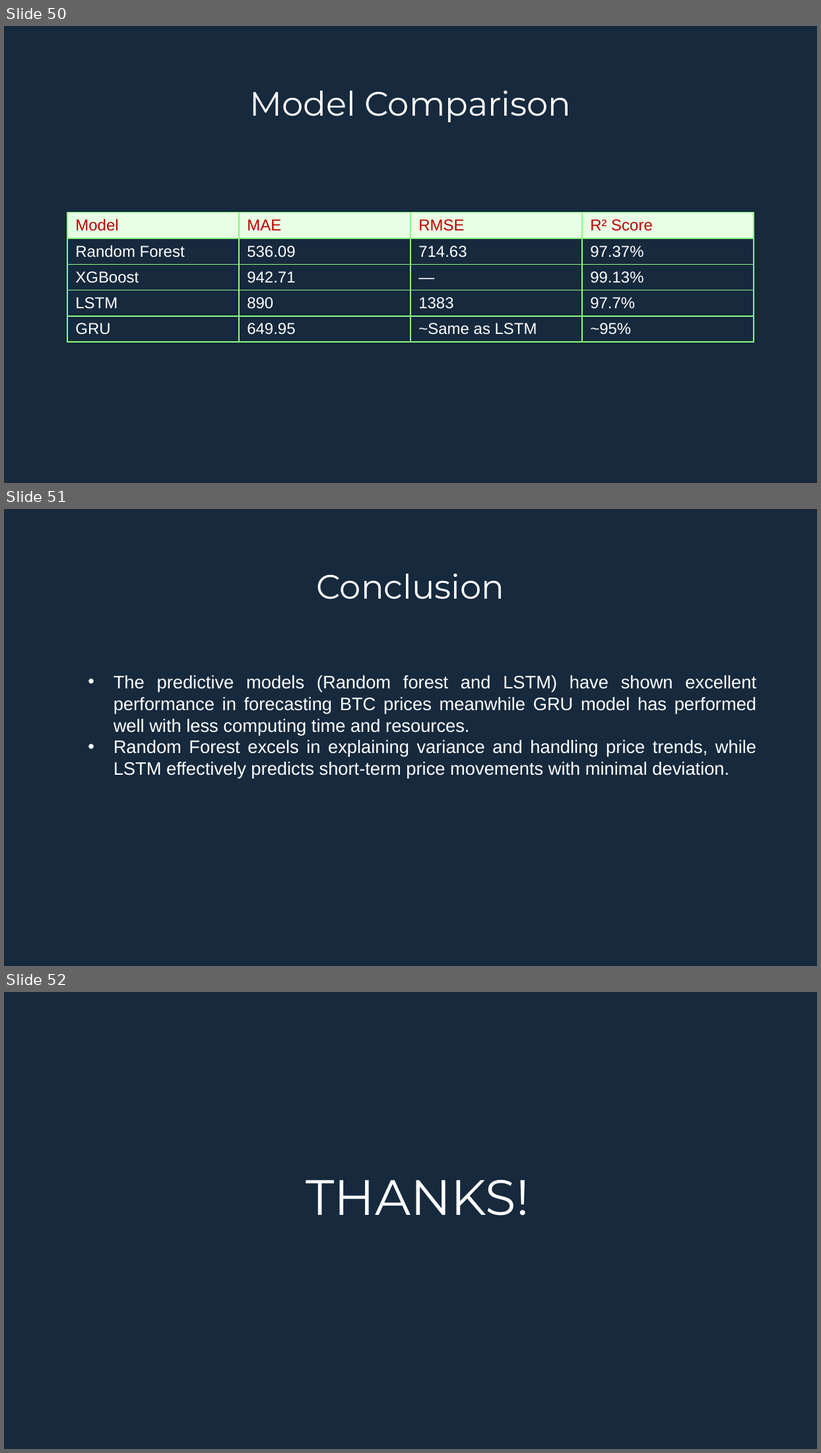
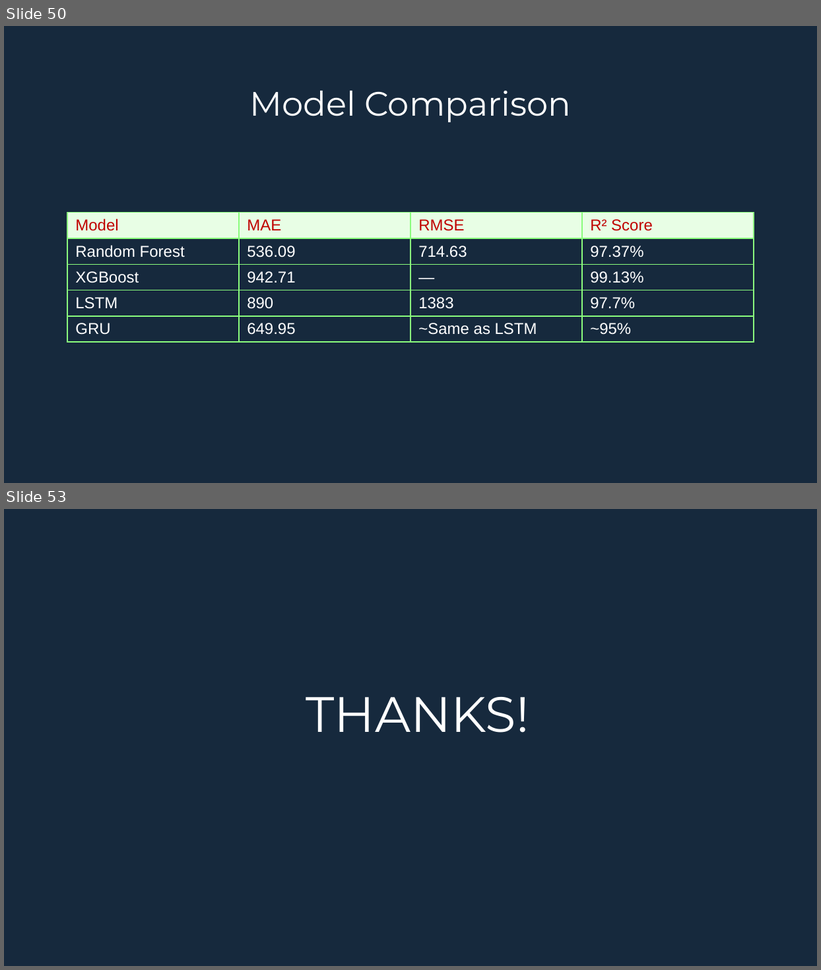
Before and after one commit to arnoldhere/Financial_Crypto_Market_Anlysis, a slide deck: BTC_EDA_PREDICTION/BTC_EDA_PRED_Analysis.pptx. Shown one above the other, each under a label of ours: slides 50, 51 and 52 before the commit, slides 50 and 53 after it; the slides between them are not shown. The pictures are 821x1453 and 821x970 pixels, drawn with LibreOffice and Linux fonts; fonts in the diff are those of the drawing; background and template pictures are left out. Boxes give left, top, right and bottom in pixels: in the first picture for what was removed or moved away, otherwise in the second. Text is boxed around its words. In the diff, an @@ line names an element or a change of style, - is before the commit and + after.

```diff
--- a/BTC_EDA_PREDICTION/BTC_EDA_PRED_Analysis.pptx
+++ b/BTC_EDA_PREDICTION/BTC_EDA_PRED_Analysis.pptx
@@ slide 51 removed at (4, 509, 817, 966), background picture (left out) @@
@@ title removed at (316, 574, 504, 599) @@
-Conclusion
@@ text removed at (114, 675, 756, 779) @@
-• The predictive models (Random forest and LSTM) have shown excellent performance in forecasting BTC prices meanwhile GRU model has performed well with less computing time and resources.
-• Random Forest excels in explaining variance and handling price trends, while LSTM effectively predicts short-term price movements with minimal deviation.
@@ what was slide 52 is now slide 53 @@
```
Also in this commit, not shown: 1 slide changed, 2 slides added.
